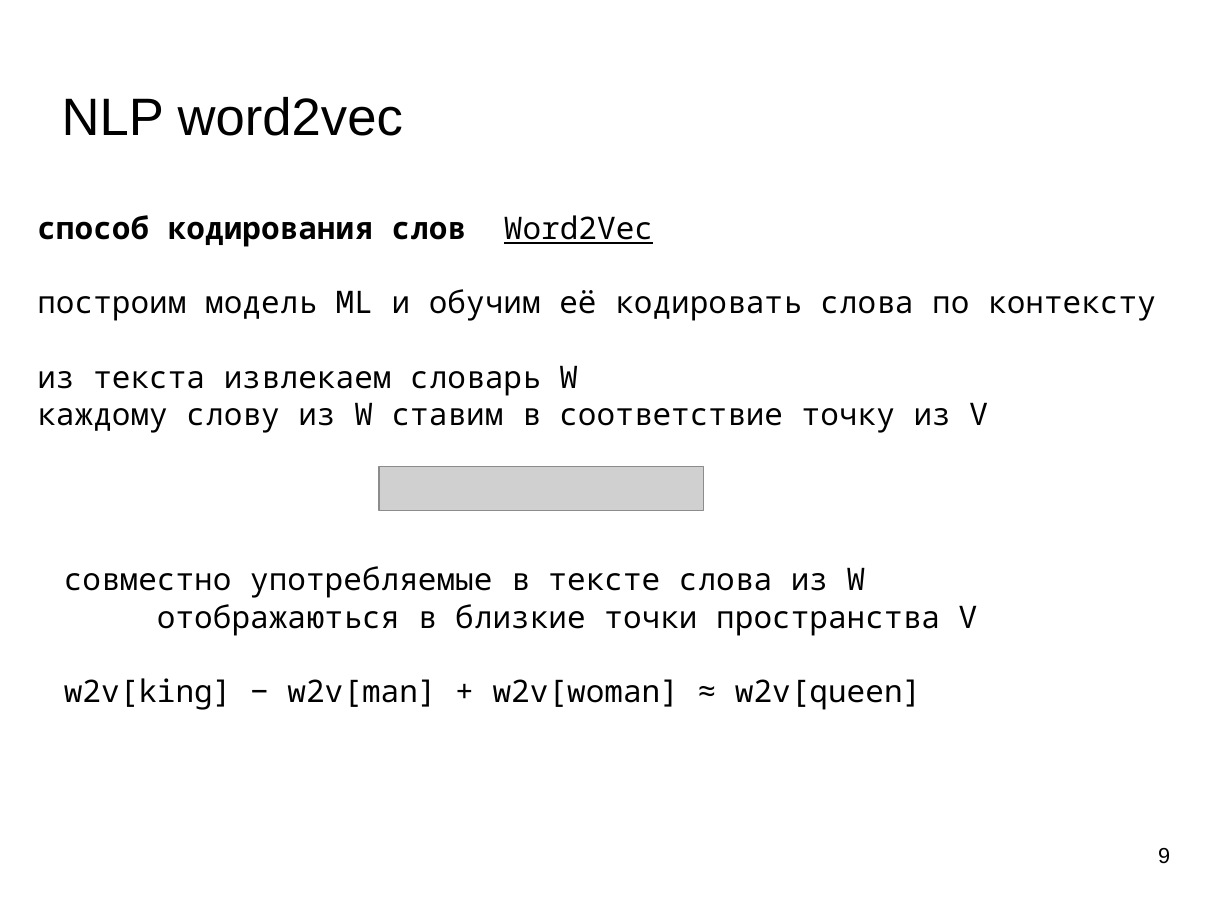
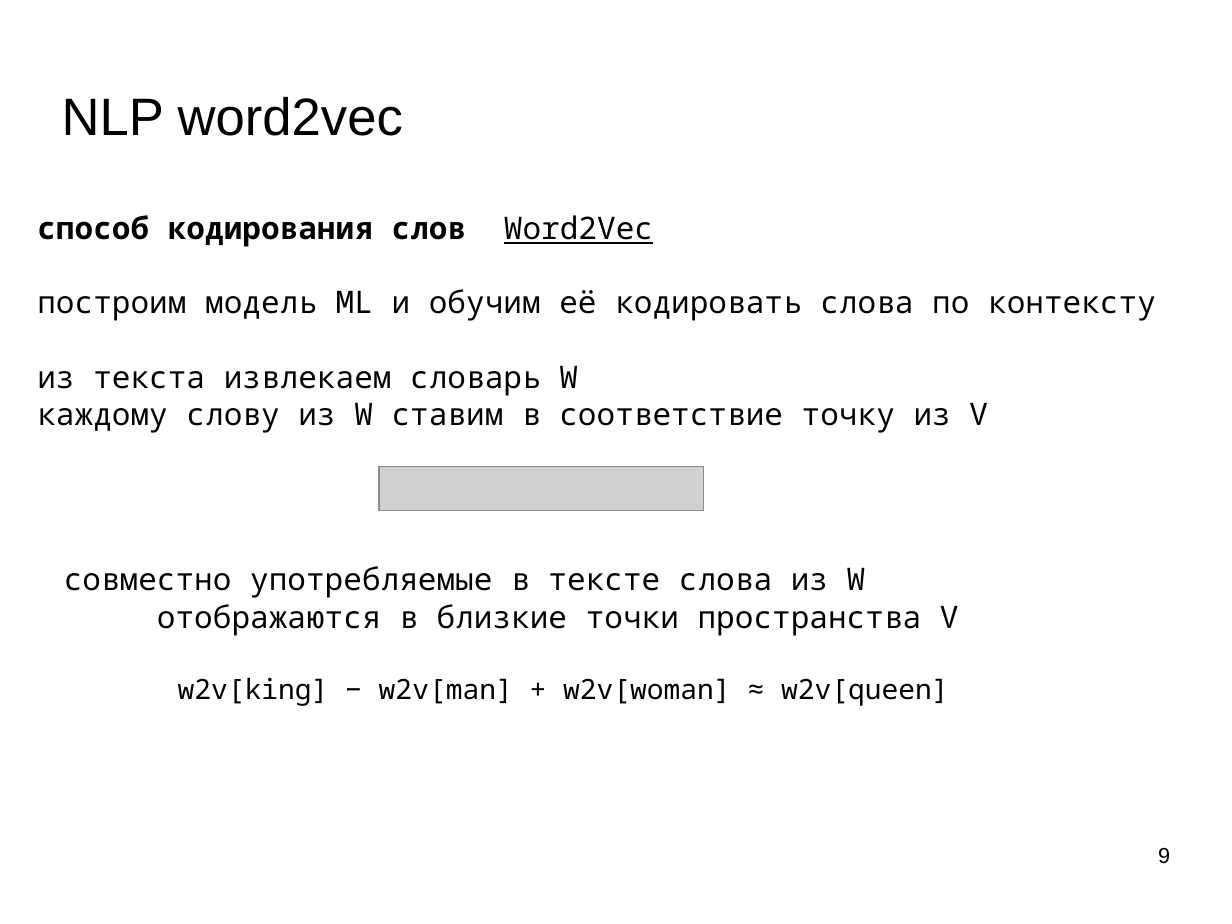
Before and after one commit to mechanoid5/ml_nlp_2022, a slide deck: slide 9 of 03-word2vec.odp. Drawn at 1232x924 pixels with LibreOffice and Linux fonts; fonts in the diff are those of the drawing; grey boxes stand for pictures; background and template pictures are left out. Boxes give left, top, right and bottom in pixels: in the first picture for what was removed or moved away, otherwise in the second. Text is boxed around its words. In the diff, an @@ line names an element or a change of style, - is before the commit and + after.

```diff
--- a/03-word2vec.odp
+++ b/03-word2vec.odp
@@ text at bbox=[157, 604, 959, 636]: text changed @@
-отображаються в близкие точки пространства V
+отображаются в близкие точки пространства V
@@ text at bbox=[178, 677, 949, 706]: size 20 to 18 pt in "w2v[king] − w2v[man] + w2v[woman] ≈ w2v[queen]"; alignment left to centre @@
```
Also in this commit, not shown: 3 other slides changed, 3 other files.
